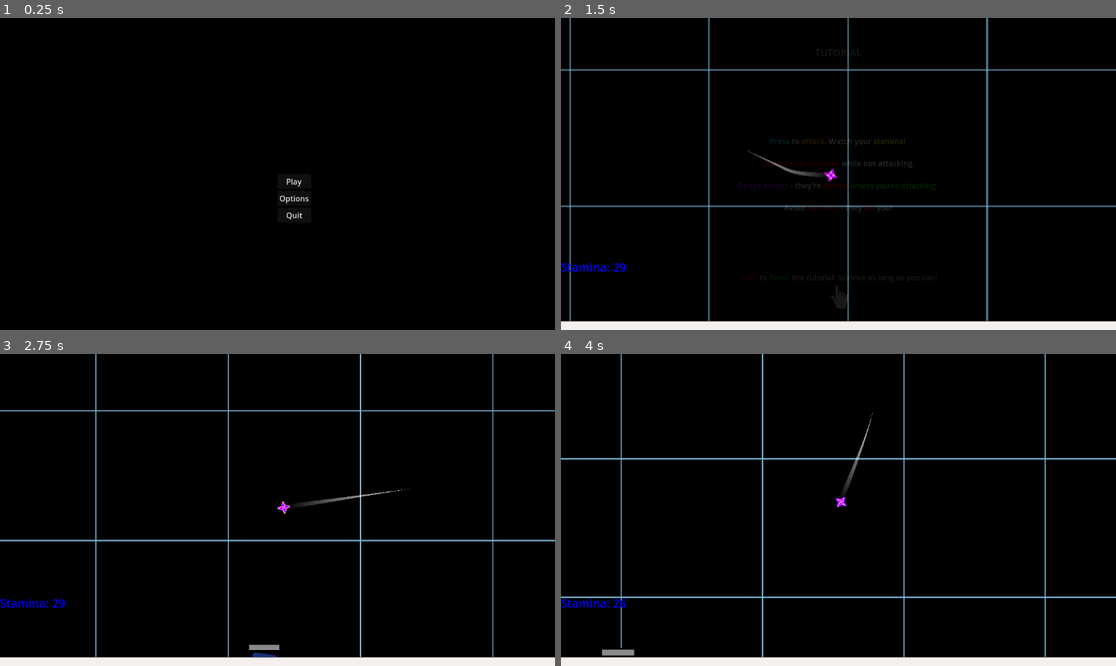
Above: before the commit, frames 1-4 (two rows, left to right).
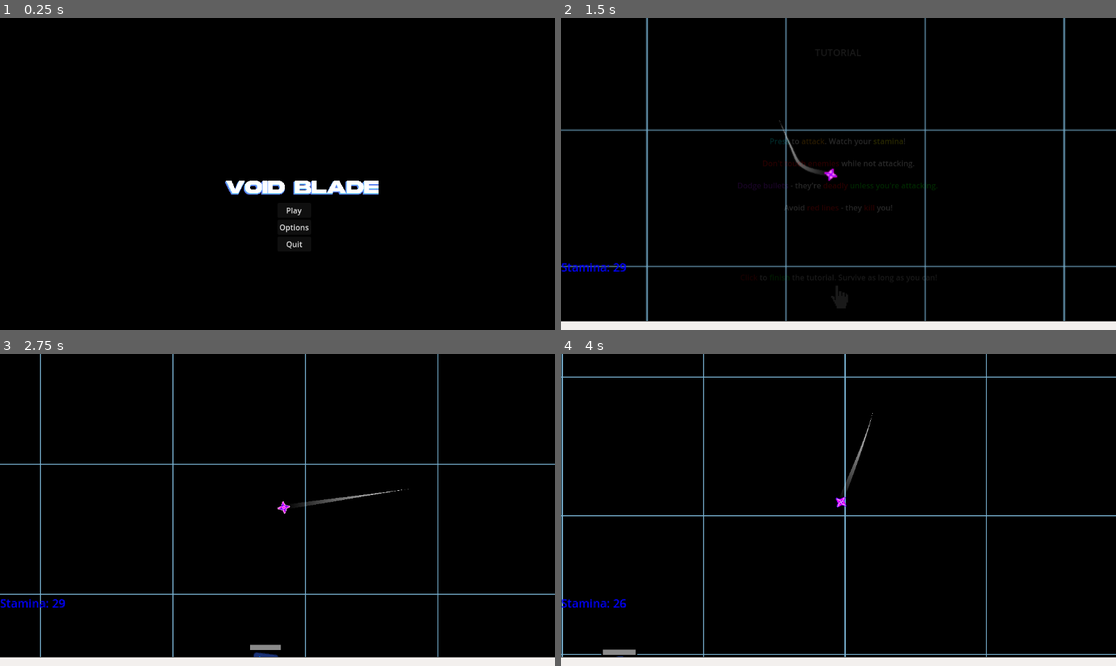
Above: after the commit, the same moments.

Repository: HazarBakir/void_blade
Game: Godot game, scene res://Scenes/main_menu.tscn
The game is run twice, just before and just after one commit, with the same random seed, the same clock (stepped at 60 frames per second) and the same inputs. The engine's default icon, where the game draws it, is replaced by a stand-in: a white triangle on a blue panel in a dark square.
Inputs (mouse positions are in pixels of both pictures, inside the frame that each line leads up to):
- Up to frame 1 (0.25 s): no input
- Up to frame 2 (1.5 s): click "Play" at 0.5 s; move the mouse to (960, 158) at 1.27 s; press the mouse at (960, 158) at 1.28 s
- Up to frame 3 (2.75 s): move the mouse to (166, 525) at 2.02 s; release the mouse at (166, 525) at 2.03 s; click (166, 525) at 2.1 s
- Up to frame 4 (4 s): move the mouse to (894, 441) at 2.77 s; press the mouse at (894, 441) at 2.78 s; move the mouse to (810, 572) at 3.52 s; release the mouse at (810, 572) at 3.53 s; click (810, 572) at 3.6 s

The runs differ from the first frame. In frame 1, 1.3% of the frame differs, in the area x 40-69%, y 51-74%; in frame 2, 6.3%, in the area x 0-100%, y 0-98%; in frame 3, 3.7%; in frame 4, 4.8%.

Commit message:
updated splash screen

Diff:
--- a/Scenes/main_menu.tscn
+++ b/Scenes/main_menu.tscn
@@ -1,6 +1,7 @@
-[gd_scene load_steps=2 format=3 uid="uid://clkfjx2ev7pwk"]
+[gd_scene load_steps=3 format=3 uid="uid://clkfjx2ev7pwk"]
 
 [ext_resource type="Script" uid="uid://bcn53quvl7khp" path="res://Scripts/Menus/main_menu.gd" id="1_l6cm7"]
+[ext_resource type="Texture2D" uid="uid://r5nh2sxm0x0c" path="res://Sprites/VoidBlade_Splash.png" id="2_ekxnf"]
 
 [node name="MainMenu" type="Control"]
 layout_mode = 3
@@ -13,10 +14,16 @@
 grow_vertical = 2
 script = ExtResource("1_l6cm7")
 
+[node name="Sprite2D" type="Sprite2D" parent="."]
+position = Vector2(50, 28)
+scale = Vector2(0.11, 0.11)
+texture = ExtResource("2_ekxnf")
+
 [node name="MarginContainer" type="MarginContainer" parent="."]
 layout_mode = 0
-offset_right = 40.0
-offset_bottom = 40.0
+offset_top = 60.0
+offset_right = 70.0
+offset_bottom = 161.0
 
 [node name="VBoxContainer" type="VBoxContainer" parent="MarginContainer"]
 layout_mode = 2
--- a/project.godot
+++ b/project.godot
@@ -13,6 +13,7 @@
 config/name="void_blade"
 run/main_scene="uid://clkfjx2ev7pwk"
 config/features=PackedStringArray("4.4", "Forward Plus")
+boot_splash/image="uid://r5nh2sxm0x0c"
 config/icon="res://icon.svg"
 
 [autoload]
@@ -25,6 +26,7 @@
 
 [display]
 
+window/size/mode=3
 mouse_cursor/custom_image="uid://b0kxeidr1s50s"
 mouse_cursor/custom_image_hotspot=Vector2(30, 30)
 
Binary file added: Sprites/VoidBlade_Splash.png
Not shown, added: Sprites/VoidBlade_Splash.png.import
